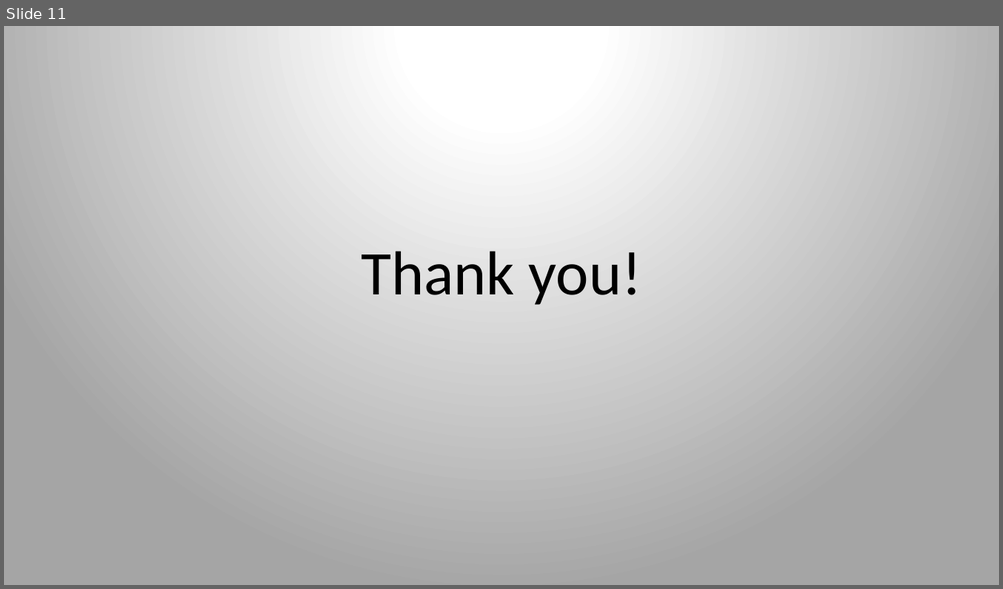
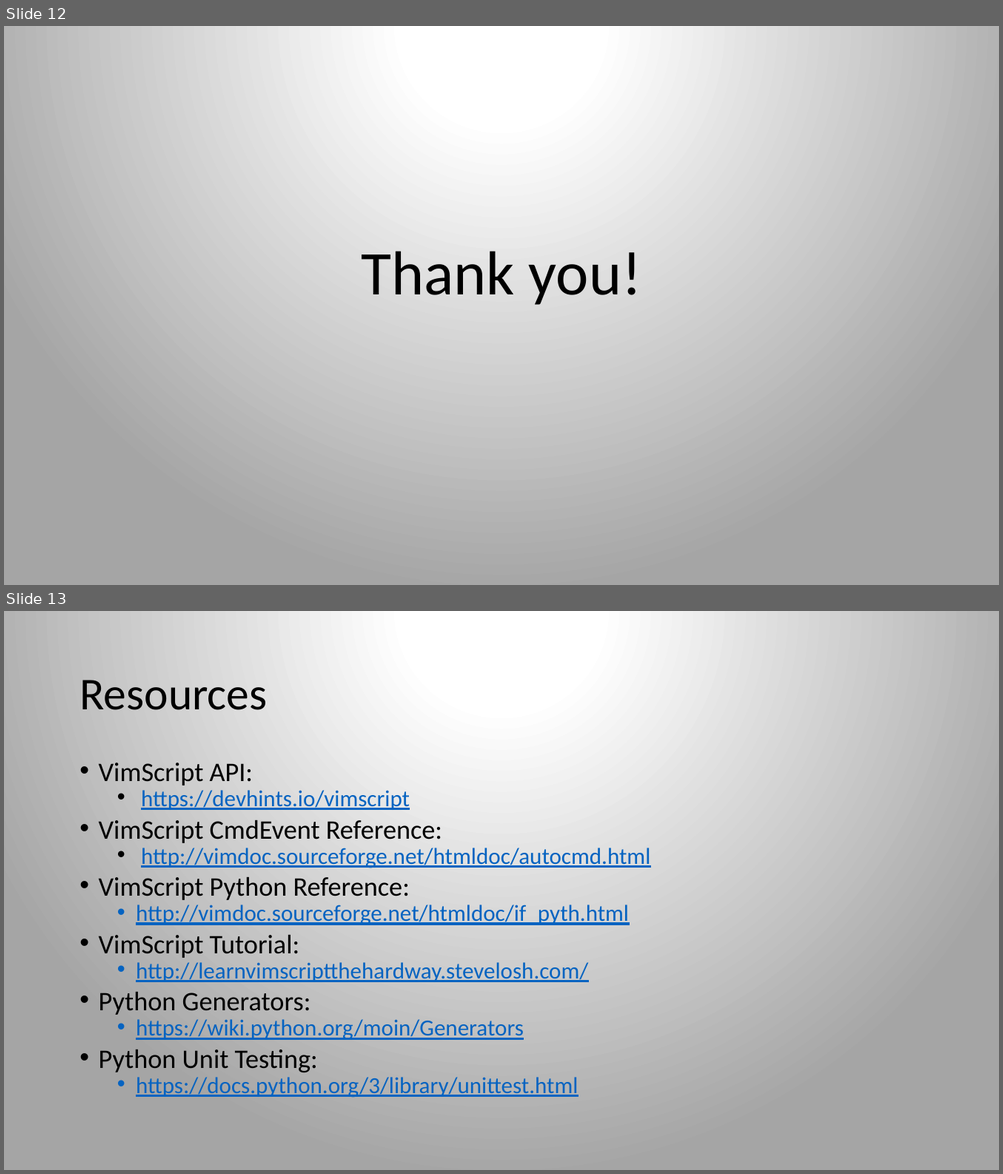
Before and after one commit to manistal/vimcryption, a slide deck: doc/final/FinalPresentation_Vimcryption.pptx. Shown one above the other, each under a label of ours: slide 11 before the commit, slides 12 and 13 after it. The pictures are 1003x589 and 1003x1174 pixels, drawn with LibreOffice and Linux fonts; fonts in the diff are those of the drawing. Boxes give left, top, right and bottom in pixels: in the first picture for what was removed or moved away, otherwise in the second. Text is boxed around its words. In the diff, an @@ line names an element or a change of style, - is before the commit and + after.

```diff
--- a/doc/final/FinalPresentation_Vimcryption.pptx
+++ b/doc/final/FinalPresentation_Vimcryption.pptx
@@ slide 13 added at box(4, 611, 999, 1170), background gradient #FFFFFF to #A5A5A5 @@
@@ title added at box(79, 680, 267, 710), 44 pt, text #000000 @@
+Resources
@@ text added at box(99, 763, 650, 1098), 22.2 pt, text #0563C1, underline @@
+• VimScript API:
+  • https://devhints.io/vimscript
+• VimScript CmdEvent Reference:
+  • http://vimdoc.sourceforge.net/htmldoc/autocmd.html
+• VimScript Python Reference:
+  • http://vimdoc.sourceforge.net/htmldoc/if_pyth.html
+• VimScript Tutorial:
+  • http://learnvimscriptthehardway.stevelosh.com/
+• Python Generators:
+  • https://wiki.python.org/moin/Generators
+• Python Unit Testing:
+  • https://docs.python.org/3/library/unittest.html
@@ what was slide 11 is now slide 12 @@
```
Also in this commit, not shown: 8 slides changed, 2 other slides added, 1 slide removed, 2 other files.
